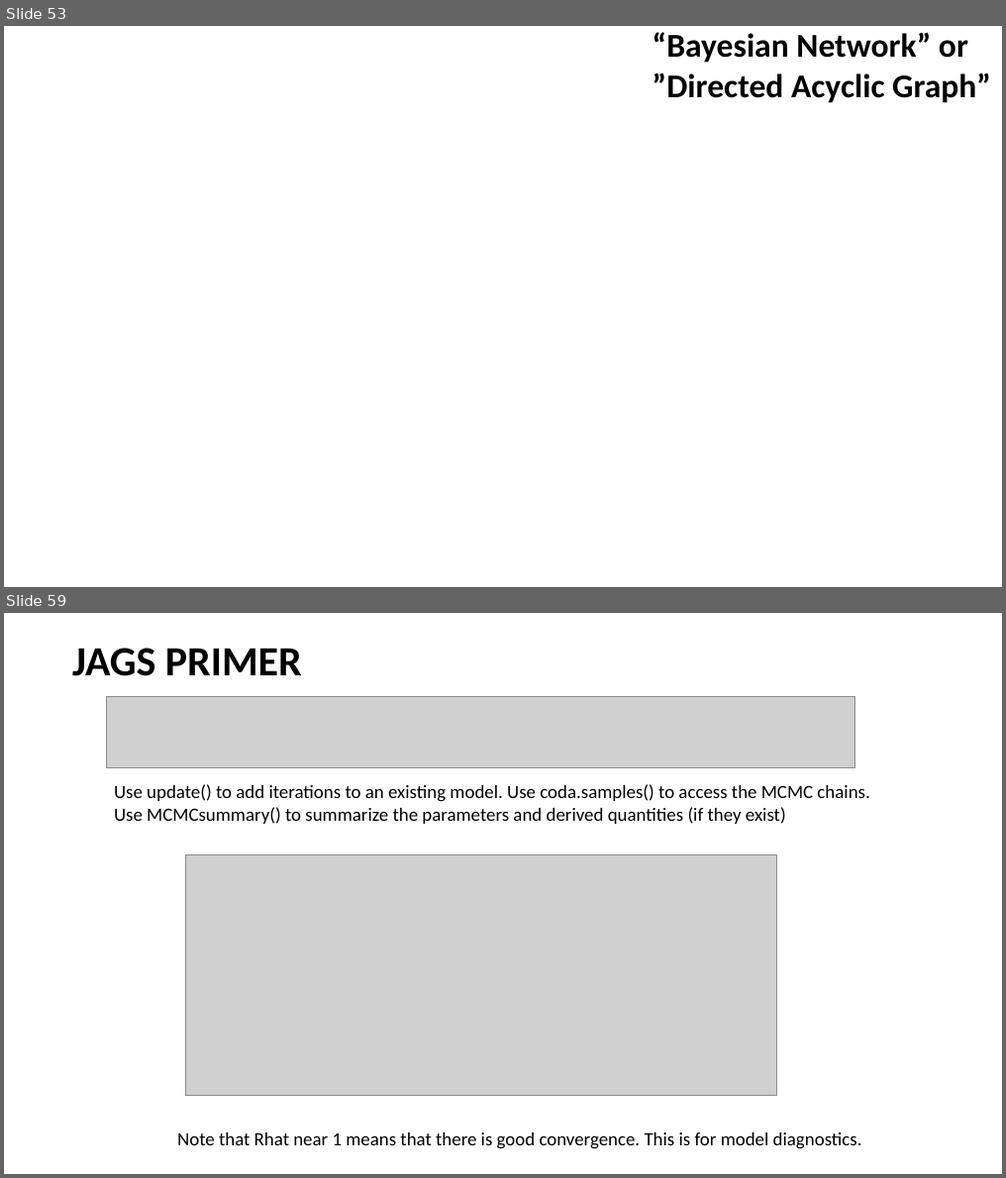
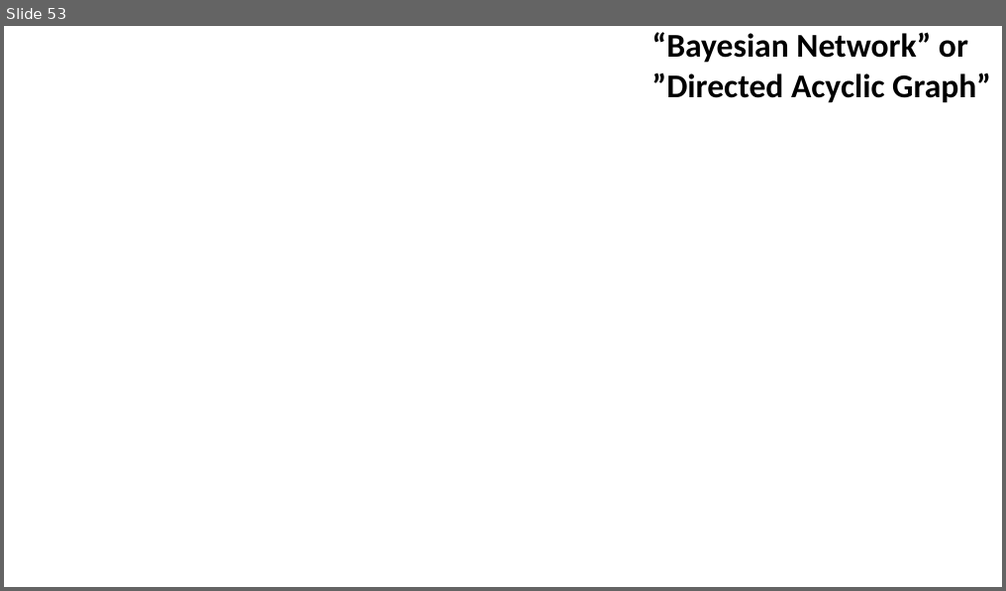
Before and after one commit to taaltree/FW536, a slide deck: Day4_Likelihood_BayesI/FW536_Day4_Afternoon_BayesI.pptx. Shown one above the other, each under a label of ours: slides 53 and 59 before the commit, slide 53 after it; the slides between them are not shown. The pictures are 1006x1178 and 1006x591 pixels, drawn with LibreOffice and Linux fonts; fonts in the diff are those of the drawing; grey boxes stand for pictures; background and template pictures are left out. Boxes give left, top, right and bottom in pixels: in the first picture for what was removed or moved away, otherwise in the second. Text is boxed around its words. In the diff, an @@ line names an element or a change of style, - is before the commit and + after.

```diff
--- a/Day4_Likelihood_BayesI/FW536_Day4_Afternoon_BayesI.pptx
+++ b/Day4_Likelihood_BayesI/FW536_Day4_Afternoon_BayesI.pptx
@@ slide 59 removed at (4, 613, 1002, 1174), background #FFFFFF @@
@@ text removed at (72, 648, 302, 676) @@
-JAGS PRIMER
@@ picture removed at (107, 696, 855, 768) @@
@@ text removed at (114, 784, 869, 824) @@
-Use update() to add iterations to an existing model. Use coda.samples() to access the MCMC chains.
-Use MCMCsummary() to summarize the parameters and derived quantities (if they exist)
@@ picture removed at (185, 856, 776, 1096) @@
@@ text removed at (177, 1133, 862, 1150) @@
-Note that Rhat near 1 means that there is good convergence. This is for model diagnostics.
```
Also in this commit, not shown: 6 slides changed, 5 other slides removed, 3 other files.
